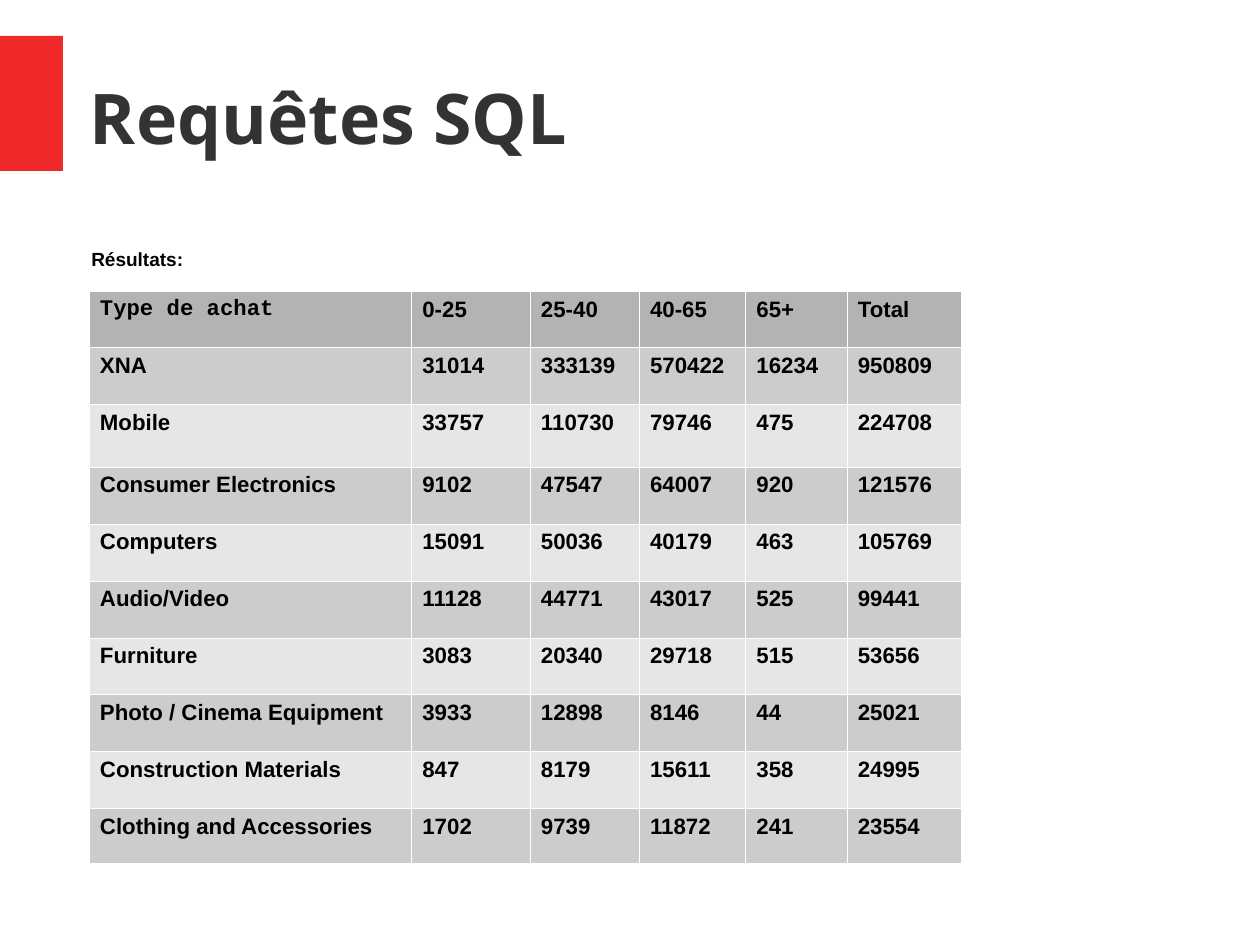
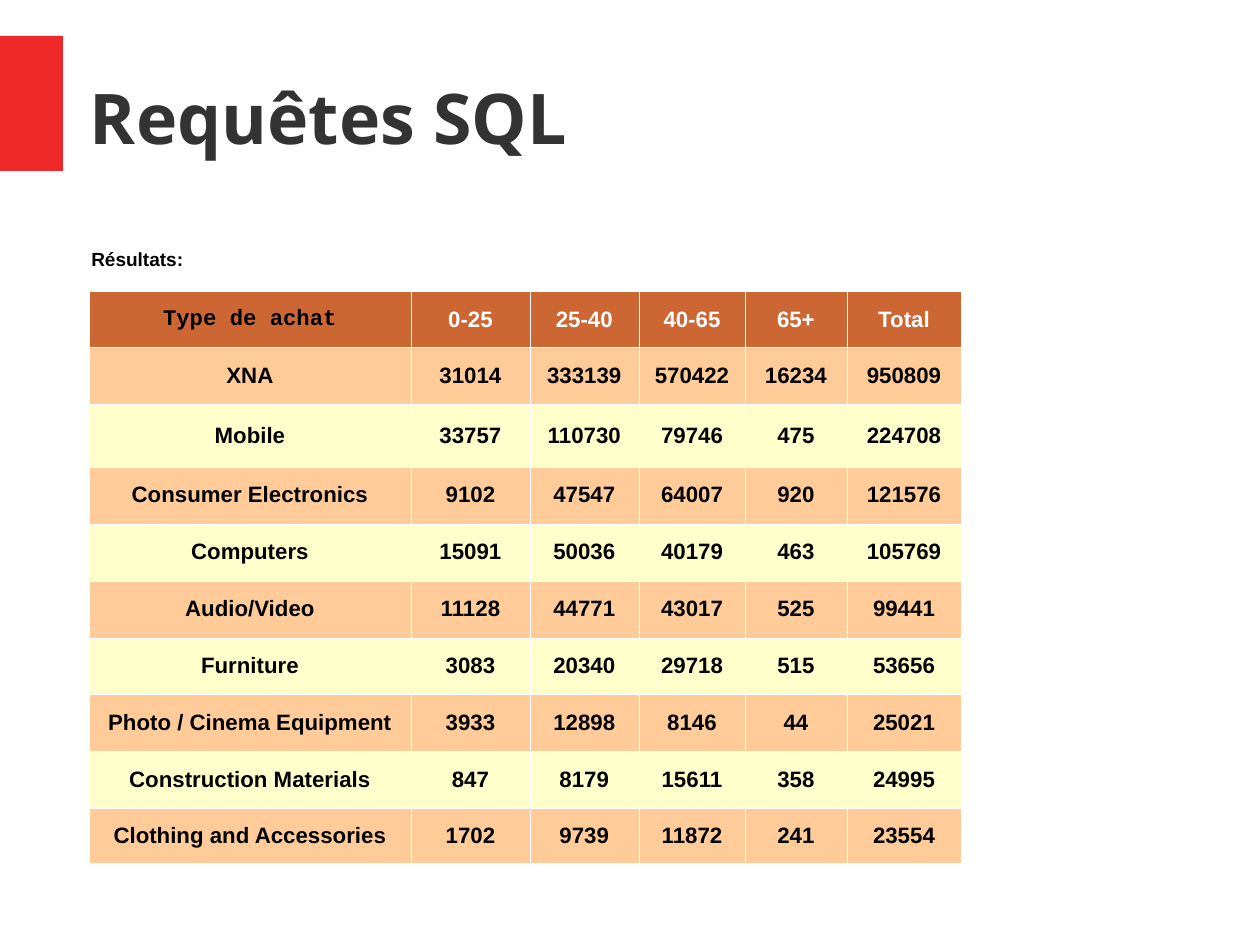
Before and after one commit to konyshev/ecam_ds, a slide deck: slide 24 of IntProj/Slides.odp. Drawn at 1260x945 pixels with LibreOffice and Linux fonts; fonts in the diff are those of the drawing. Boxes give left, top, right and bottom in pixels: in the first picture for what was removed or moved away, otherwise in the second. Text is boxed around its words. In the diff, an @@ line names an element or a change of style, - is before the commit and + after.

```diff
--- a/IntProj/Slides.odp
+++ b/IntProj/Slides.odp
@@ table at [89, 292, 962, 863] @@
@@ fill #B3B3B3 to #CC6633 in row 1 @@
@@ fill #CCCCCC to #FFCC99 in 30 cells @@
@@ fill #E6E6E6 to #FFFFCC in 24 cells @@
@@ text colour #000000 to #FFFFFF in "0-25", "25-40", "40-65", "65+" and 1 more places @@
@@ alignment left to centre @@
```
Also in this commit, not shown: 18 other slides changed, 2 other files.
